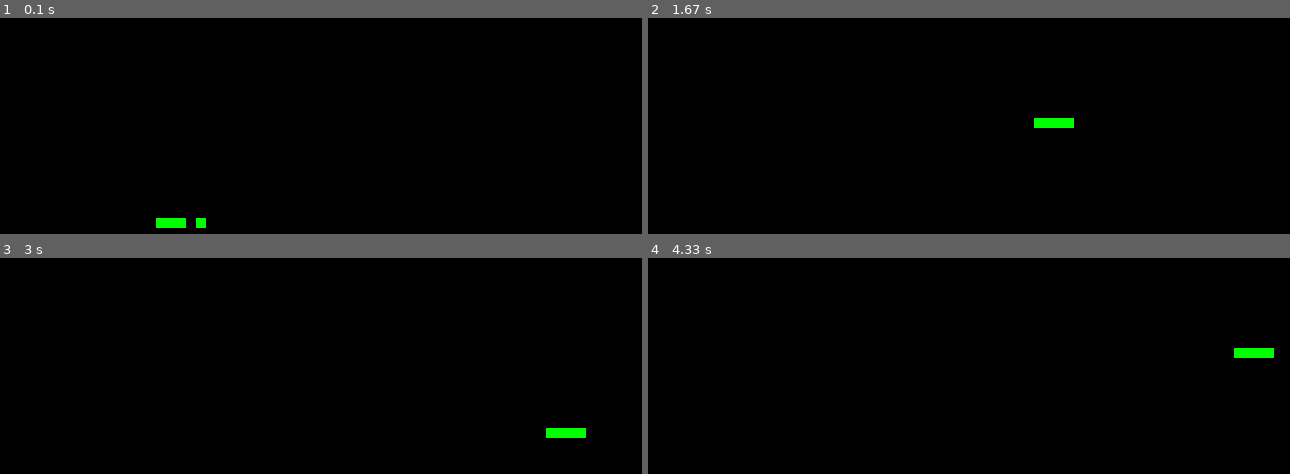
Above: before the commit, frames 1-4 (two rows, left to right).
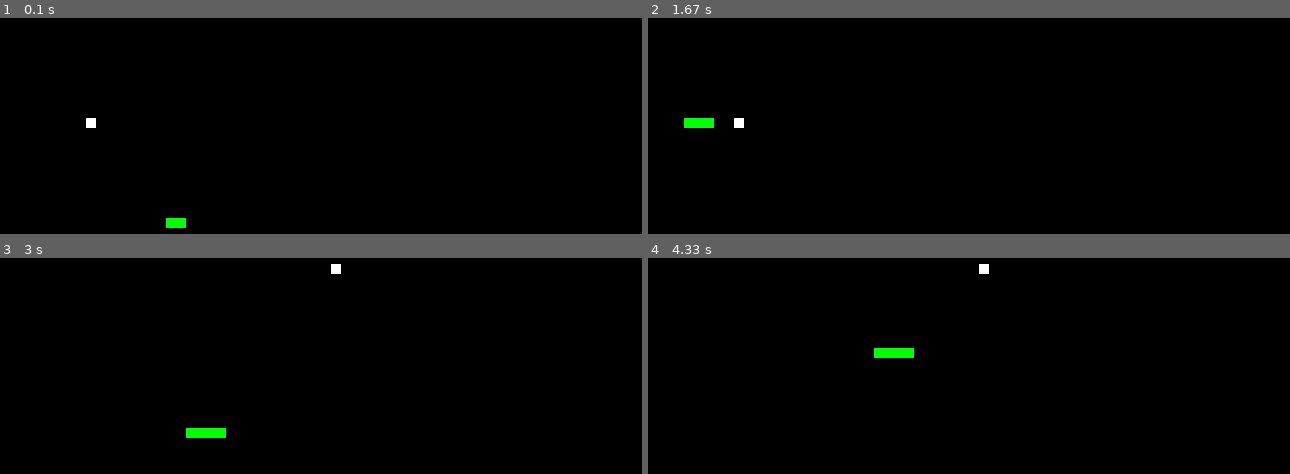
Above: after the commit, the same moments.

Repository: clxsh19/Projects
Game: pygame game, started from Snakes/snakes.py
Same seed, same stepped clock (60 frames per second), same inputs: the game is played once before the commit and once after it.
Inputs:
- Up to frame 1 (0.1 s): no input
- Up to frame 2 (1.67 s): hold W 0.83-1.3 s; hold D from 1.33 s (still down)
- Up to frame 3 (3 s): release D at 1.8 s; hold S 2.4-2.7 s; hold A from 2.73 s (still down)
- Up to frame 4 (4.33 s): release A at 3.13 s; hold W 3.17-3.53 s; hold D 3.57-4.2 s; hold S from 4.23 s (still down)

The runs differ from the first frame. In frame 1, 0.2% of the frame differs, in the area x 13-33%, y 46-98%; in frame 2, 0.6%; in frame 3, 0.6%, in the area x 28-92%, y 2-84%; in frame 4, 0.6%.

Commit message:
game works but codes looks shit and happy new year

Diff:
--- a/Snakes/snakes.py
+++ b/Snakes/snakes.py
@@ -3,28 +3,45 @@
 import time
 import random
 
-
 class Snake:
 
     def __init__(self):
+        self.height = HEIGHT
+        self.width = WIDTH
+        self.snake_grow = False
         self.snake_color = 0, 255, 0
-        self.direction = 'right'
+        self.font_style = pygame.font.SysFont(None, 50)
+        self.direction = 'left'
         self.size = 10
         self.snake_pos = [200,200]
-        self.snake_body= [[200, 200], [200-10, 200], [200-(10*2), 200], [200-(10*3), 200]]
-
-    #def get_snake_body(self):
-        #snake_body_pos = [[200, 200], [200-10, 200], [200-(10*2), 200]
+        self.snake_body= [[200, 200], [200-10, 200], [200-(10*2), 200]]
 
     def clear_screen(self, screen):
         screen.fill((0,0,0))
 
-    def draw(self,screen):
+    def display_message(self, msg, screen):
+        mesg = self.font_style.render(msg, True, (255,0,0))
+        screen.blit(mesg, [WIDTH//2, HEIGHT//2])
+        pygame.display.flip()
+
+    def draw(self, screen, snake_grow):
         for square in self.snake_body:
             pygame.draw.rect(screen, self.snake_color, pygame.Rect(square[0], square[1], self.size, self.size))
+
+        self.game_over(screen)
         self.turn()
         self.snake_body.append(list(self.snake_pos))
-        self.snake_body.pop(0)
+
+        if snake_grow == False:
+            self.snake_body.pop(0)
+
+        for square in self.snake_body[1:(len(self.snake_body)-1)]:
+            if pygame.Rect(square[0],square[1],10,10).colliderect(pygame.Rect(self.snake_pos[0], self.snake_pos[1],10,10)):
+                msg = 'GAME OVER'
+                self.display_message(msg, screen)
+                time.sleep(2)
+                sys.exit()
+
         pygame.display.flip()
         self.clear_screen(screen)
 
@@ -38,10 +55,16 @@
         elif self.direction == 'down':
             self.snake_pos[1] += 10
 
-    def game_over(self):
-        if self.snake_pos[0] >= self.height or self.snake_pos[1] <= -5:
+    def game_over(self, screen):
+        if self.snake_pos[1] >= self.height + 10 or self.snake_pos[1] <= -10:
+            msg = 'GAME OVER'
+            self.display_message(msg, screen)
+            time.sleep(2)
             sys.exit()
-        elif self.snake_pos[0] >= self.width or self.snake_pos[1] <= -5:
+        elif self.snake_pos[0] >= self.width + 10 or self.snake_pos[0] <= -10:
+            msg = 'GAME OVER'
+            self.display_message(msg, screen)
+            time.sleep(2)
             sys.exit()
 
     def handle_events(self):
@@ -67,26 +90,41 @@
 
 class Fruit:
     def __init__(self):
-        pass
+        self.fruit_pos = [100,100]
+        self.fruit_color = 255, 255, 255
+        self.size = 10
+
+    def spawn_fruit(self):
+        self.fruit_pos = [random.randint(0, WIDTH-10), random.randint(0, HEIGHT-10)]
+
+    def draw(self, screen):
+        pygame.draw.rect(screen, self.fruit_color, pygame.Rect(self.fruit_pos[0], self.fruit_pos[1], self.size, self.size))
 
 BOARD_SIZE = WIDTH, HEIGHT = 800, 600
-BG_COLOR = 0, 0, 0
-FRUIT_COLOR = 255, 255, 255
-COLOR = 255, 0, 0
 
 def main():
     pygame.init()
 
     clock = pygame.time.Clock()
     screen = pygame.display.set_mode(BOARD_SIZE)
-    font_style = pygame.font.SysFont(None, 50)
+
     pause = False
+    snake_grow = False
 
     snake = Snake()
     fruit = Fruit()
 
     while True:
-        snake.draw(screen)
+        snake.draw(screen, snake_grow)
+        snake_grow = False
+        snake_x, snake_y = snake.snake_pos[0], snake.snake_pos[1]
+        fruit_x, fruit_y = fruit.fruit_pos[0], fruit.fruit_pos[1]
+
+        if pygame.Rect(snake_x, snake_y,10,10).colliderect(pygame.Rect(fruit_x, fruit_y,10,10)):
+            fruit.spawn_fruit()
+            snake_grow = True
+
+        fruit.draw(screen)
         snake.handle_events()
         clock.tick(20)
 
